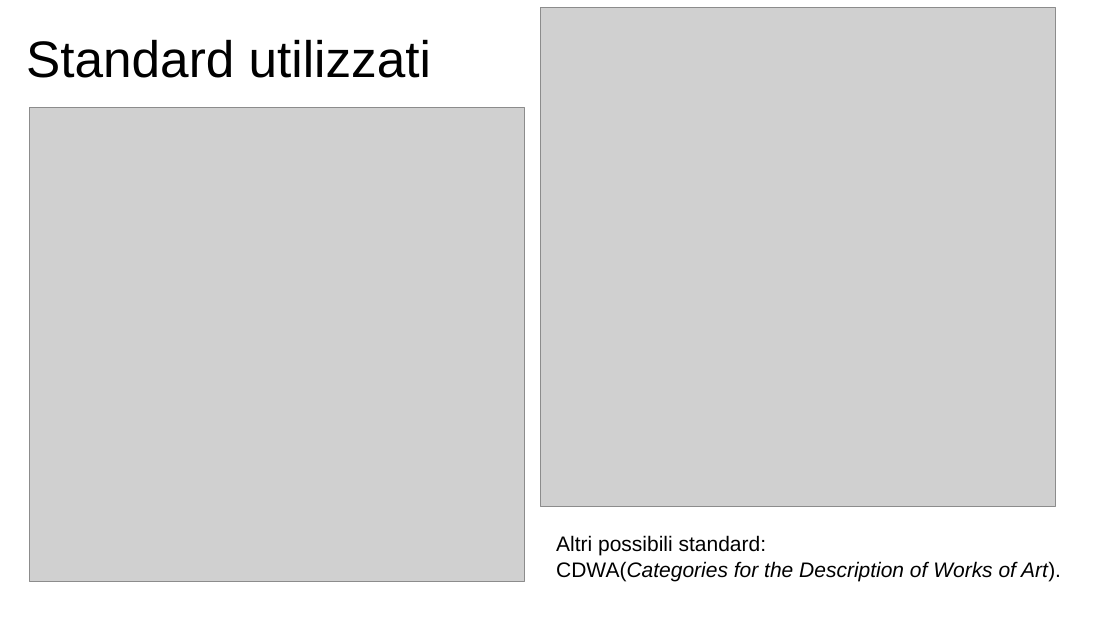
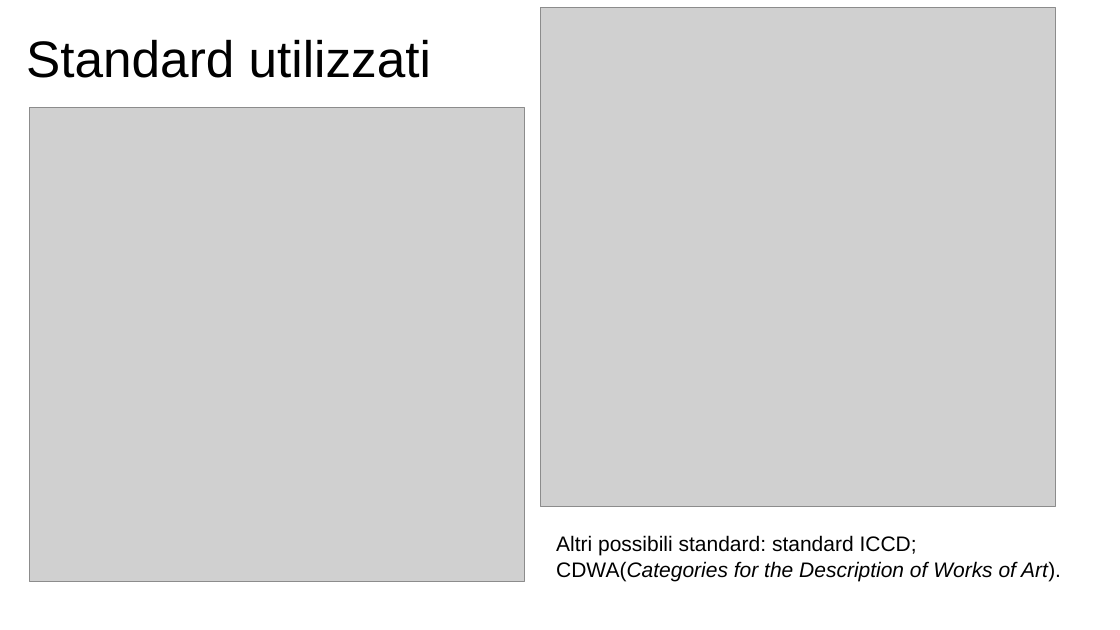
Before and after one commit to giacomotomaciello/progetto_esame, a slide deck: slide 5 of presentazione/presentazione progetto.pptx. Drawn at 1120x630 pixels with LibreOffice and Linux fonts; fonts in the diff are those of the drawing; grey boxes stand for pictures. Boxes give left, top, right and bottom in pixels: in the first picture for what was removed or moved away, otherwise in the second. Text is boxed around its words. In the diff, an @@ line names an element or a change of style, - is before the commit and + after.

```diff
--- a/presentazione/presentazione progetto.pptx
+++ b/presentazione/presentazione progetto.pptx
@@ text at (556, 535, 1061, 581): text changed; italic off @@
-Altri possibili standard:
-CDWA(Categories for the Description of Works of Art).
+Altri possibili standard: standard ICCD; CDWA(Categories for the Description of Works of Art).
```
